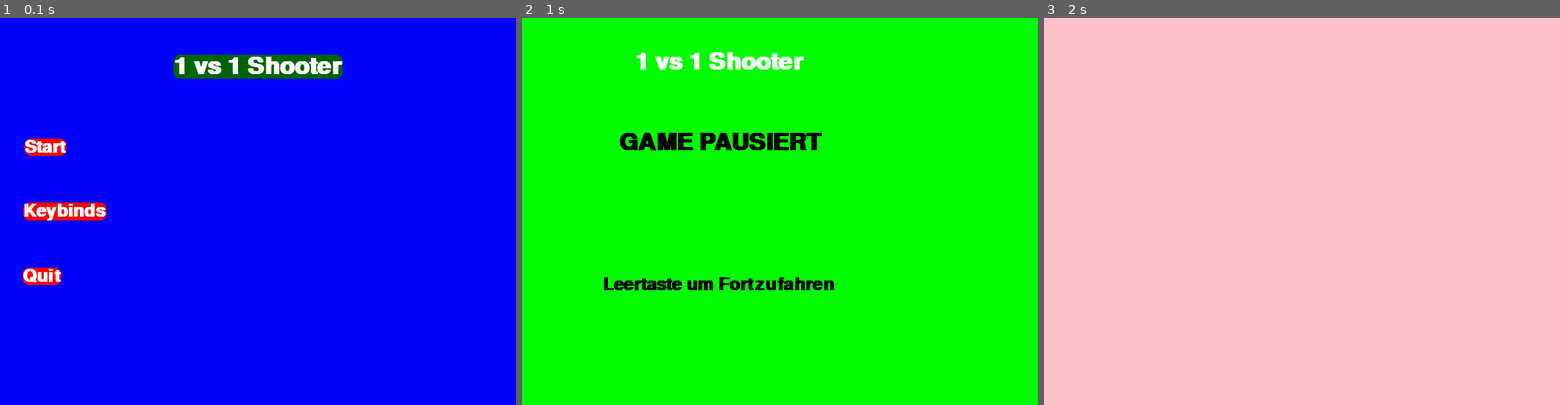
Above: before the commit, frames 1-3 (left to right).
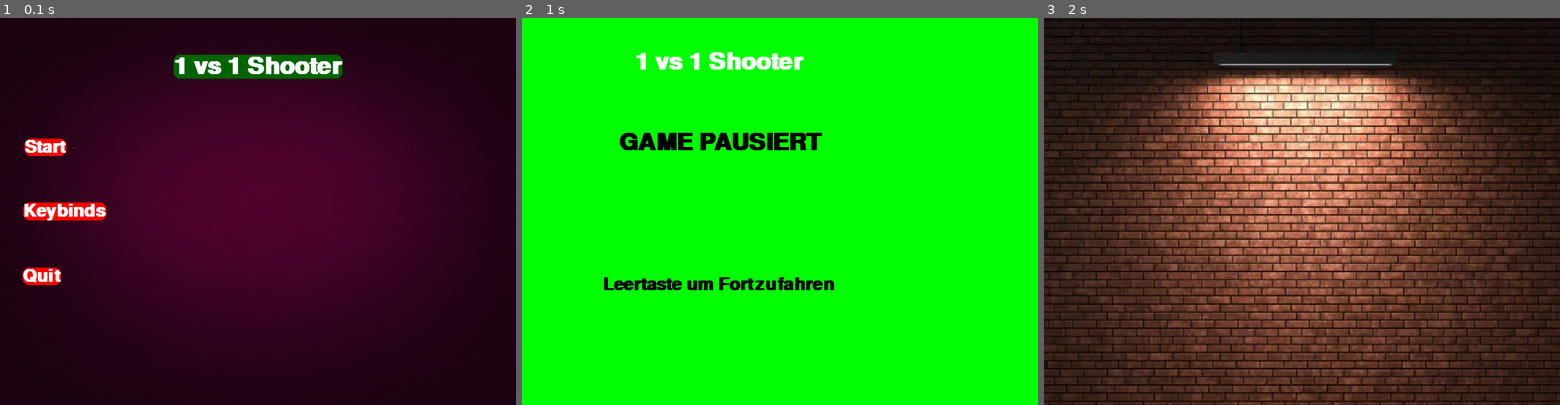
Above: after the commit, the same moments.

Repository: 25-26-1AHIF/pygameproject-1v1_shooter
Game: pygame game, started from main.py
Two runs of this game, one before a commit and one after it. Both use one fixed random seed, a clock stepped at 60 frames per second and the inputs below.
Inputs:
- Up to frame 1 (0.1 s): no input
- Up to frame 2 (1 s): click "Start" at 0.38 s; tap Space at 0.67 s
- Up to frame 3 (2 s): tap Space at 1, 1.33, 1.67 s

The runs differ from the first frame. In frame 1, 97% of the frame differs, in the area x 0-100%, y 0-100%; in frame 2, nothing differs; in frame 3, 100%.

Commit message:
´Bilder in code eingefügt

Diff:
--- a/main.py
+++ b/main.py
@@ -4,6 +4,11 @@
 from GameVariables.GameVariables import GameScreens as gs
 
 def menue_screen(screen: pygame.Surface, clock: pygame.time.Clock):
+    mainscreen_bild = pygame.image.load("bilder/mainscreen.jpeg")
+    mainscreen_bild = pygame.transform.scale(
+        mainscreen_bild,
+        (gv.SCREEN_WIDTH, gv.SCREEN_HEIGHT)
+    )
     pygame.init()
     pygame.display.set_caption("||| 🔫 1vs1 Shooter 🔫 ||| MENÜ |||")
 
@@ -37,12 +42,14 @@
                 if keybinds_button.collidepoint(event.pos):
                     return gs.SETTINGS
 
-        screen.fill("blue")
+        screen.blit(mainscreen_bild, (0,0))
+        #screen.fill("blue")
         pygame.draw.rect(screen, "red", starten_text_rect, border_radius=10)
         pygame.draw.rect(screen, "red", schließen_text_rect, border_radius=10)
         pygame.draw.rect(screen, "darkgreen", titel_text_rect, border_radius=10)
         pygame.draw.rect(screen, "red", keybinds_text_rect, border_radius=10)
         #border radius ist recharchiert
+
         screen.blit(titel_text, titel_text_rect)
         screen.blit(starten_text, starten_text_rect)
         screen.blit(schließen_text, schließen_text_rect)
@@ -147,6 +154,11 @@
     pygame.quit()
 
 def play_screen(screen: pygame.Surface ,clock: pygame.time.Clock):
+    hintergurdgame_bild = pygame.image.load("bilder/Hintergrundgame.jpeg")
+    hintergurdgame_bild = pygame.transform.scale(
+        hintergurdgame_bild,
+        (gv.SCREEN_WIDTH, gv.SCREEN_HEIGHT)
+    ) #recharschiert (alles mit bildern)
     pygame.init()
     pygame.display.set_caption("||| 🔫  1vs1 Shooter 🔫 ||| PLAY |||")
 
@@ -161,7 +173,7 @@
                     return gs.PAUSE
             if event.type == pygame.QUIT:
                 running = False
-        screen.fill("pink")
+        screen.blit(hintergurdgame_bild, (0, 0))
         clock.tick(gv.FPS)
         pygame.display.flip()
 
